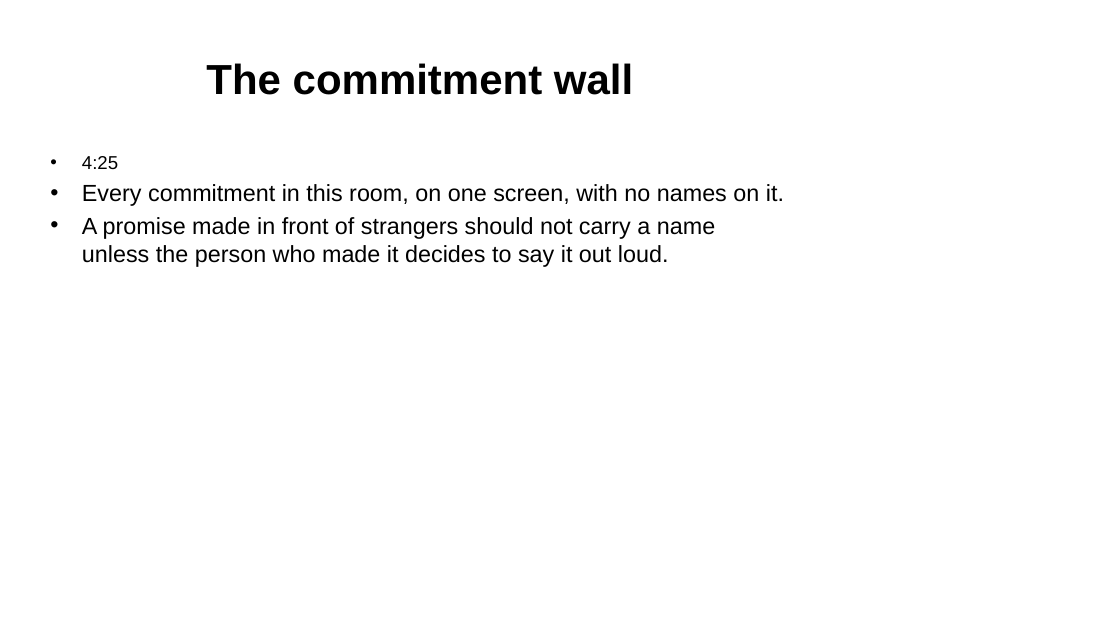
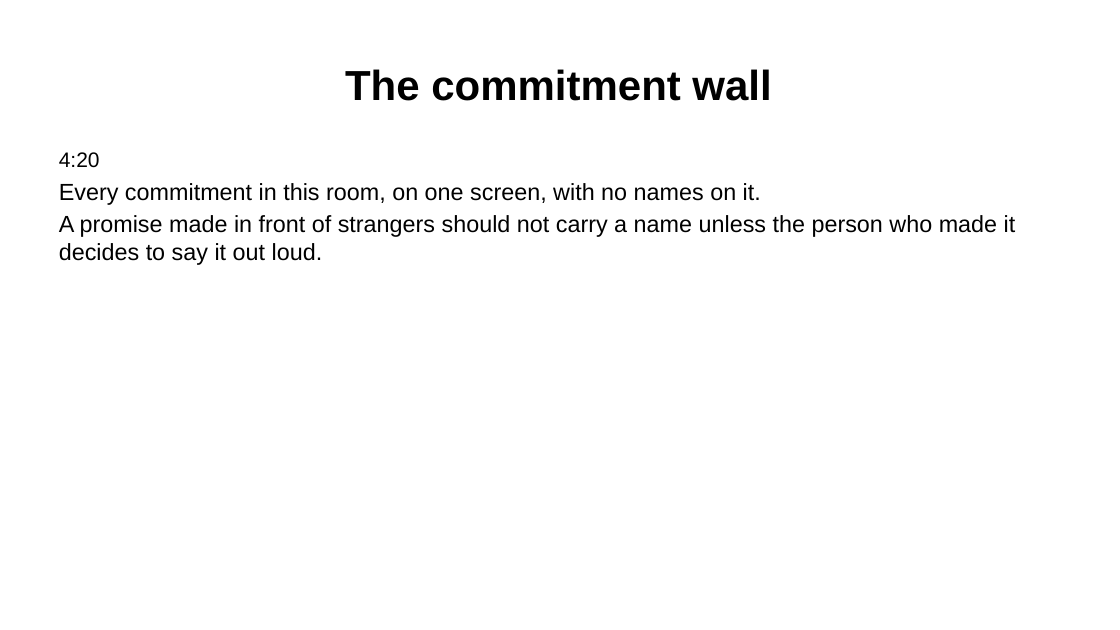
Before and after one commit to Community-Access/glow, a slide deck: slide 28 of docs/ahg-2026/slides.pptx. Drawn at 1120x630 pixels with LibreOffice and Linux fonts; fonts in the diff are those of the drawing. Boxes give left, top, right and bottom in pixels: in the first picture for what was removed or moved away, otherwise in the second. Text is boxed around its words. In the diff, an @@ line names an element or a change of style, - is before the commit and + after.

```diff
--- a/docs/ahg-2026/slides.pptx
+++ b/docs/ahg-2026/slides.pptx
@@ title "The commitment wall": place and size @@
-title "The commitment wall" at box(206, 63, 633, 95)
+title "The commitment wall" at box(345, 69, 771, 101)
@@ text "4:20": place and size @@
-text "4:20" at box(82, 156, 784, 267)
+text "4:20" at box(59, 152, 1016, 265)
@@ text at box(59, 152, 100, 168): text changed; size 16 to 18 pt @@
-• 4:25
+4:20
@@ text at box(59, 183, 1016, 265): bullet • to none @@
```
Also in this commit, not shown: 28 other slides changed, 1 slide added, 1 slide removed, 20 other files.
